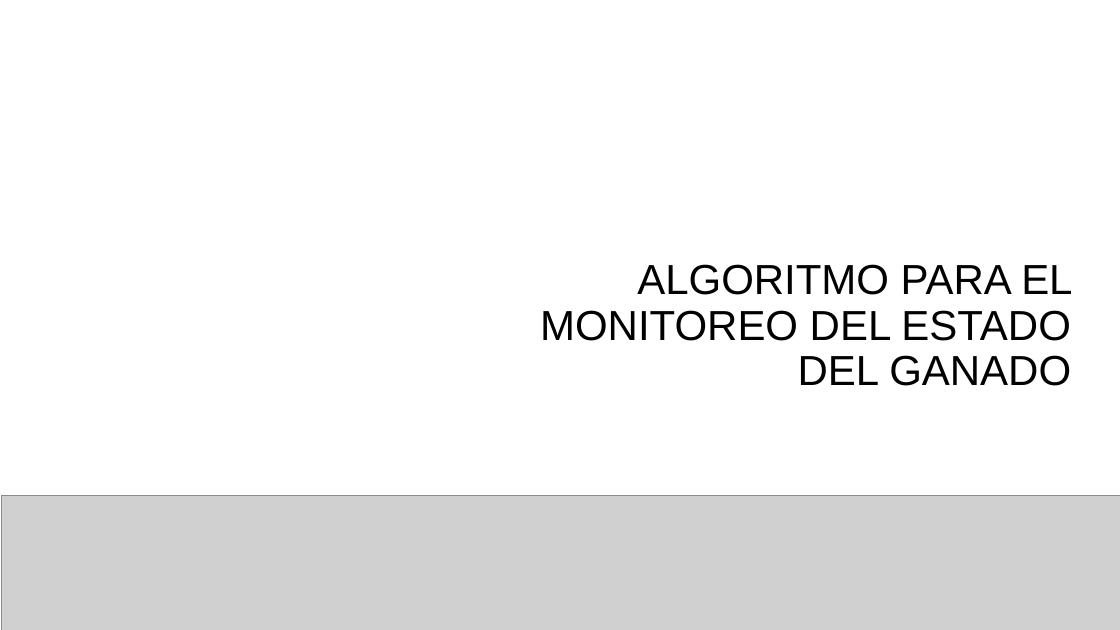
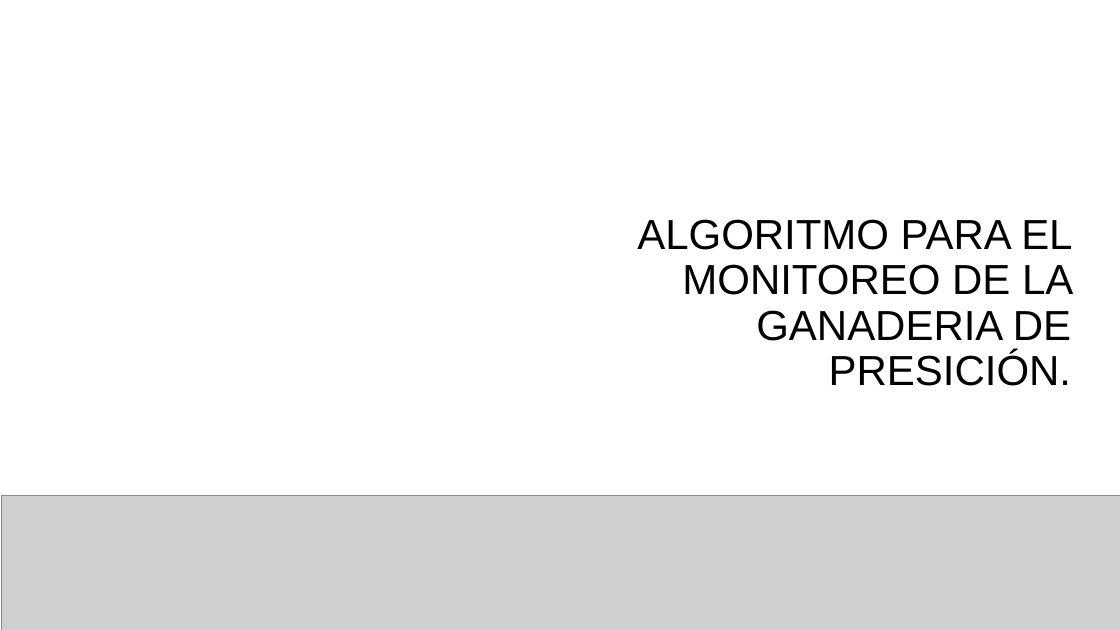
Before and after one commit to sebasarias17/ST0245-003, a slide deck: slide 1 of proyecto/informe/entrega2/ED1-Eafit-Presentacion Proyecto-Vr-4.0 (1).pptx. Drawn at 1120x630 pixels with LibreOffice and Linux fonts; fonts in the diff are those of the drawing; grey boxes stand for pictures; background and template pictures are left out. Boxes give left, top, right and bottom in pixels: in the first picture for what was removed or moved away, otherwise in the second. Text is boxed around its words. In the diff, an @@ line names an element or a change of style, - is before the commit and + after.

```diff
--- a/proyecto/informe/entrega2/ED1-Eafit-Presentacion Proyecto-Vr-4.0 (1).pptx
+++ b/proyecto/informe/entrega2/ED1-Eafit-Presentacion Proyecto-Vr-4.0 (1).pptx
@@ text at box(637, 219, 1073, 386): text changed @@
-ALGORITMO PARA EL MONITOREO DEL ESTADO DEL GANADO
+ALGORITMO PARA EL MONITOREO DE LA GANADERIA DE PRESICIÓN.
```
Also in this commit, not shown: 1 other slide changed.
